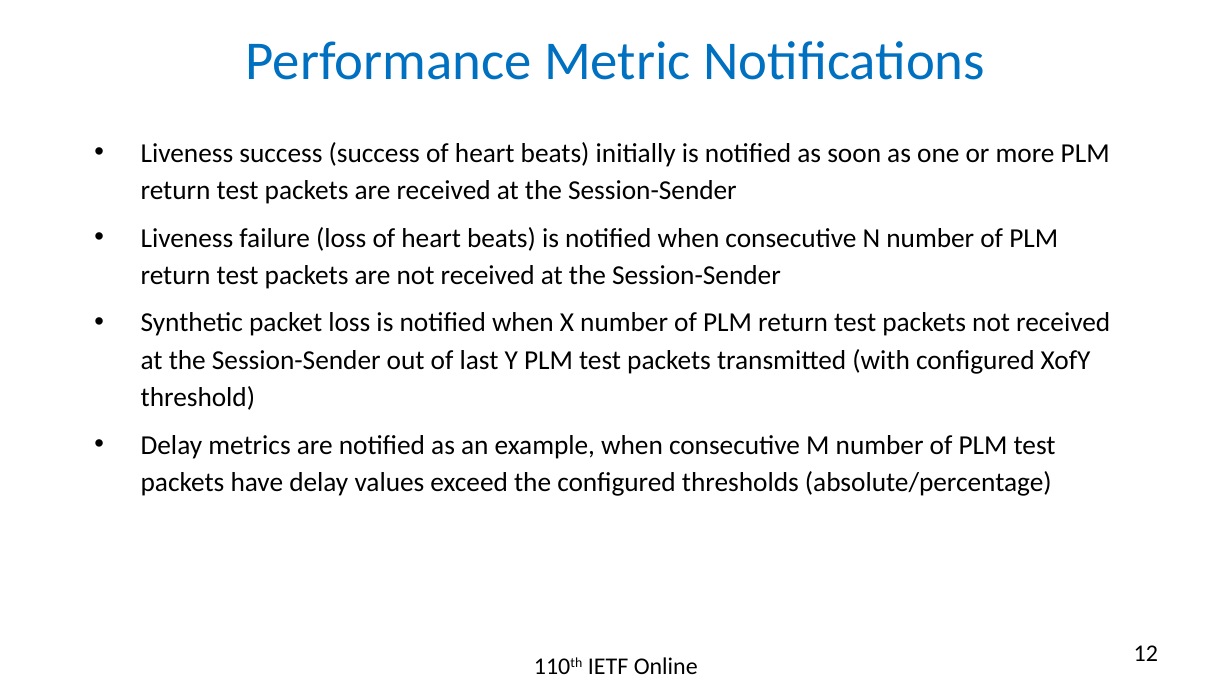
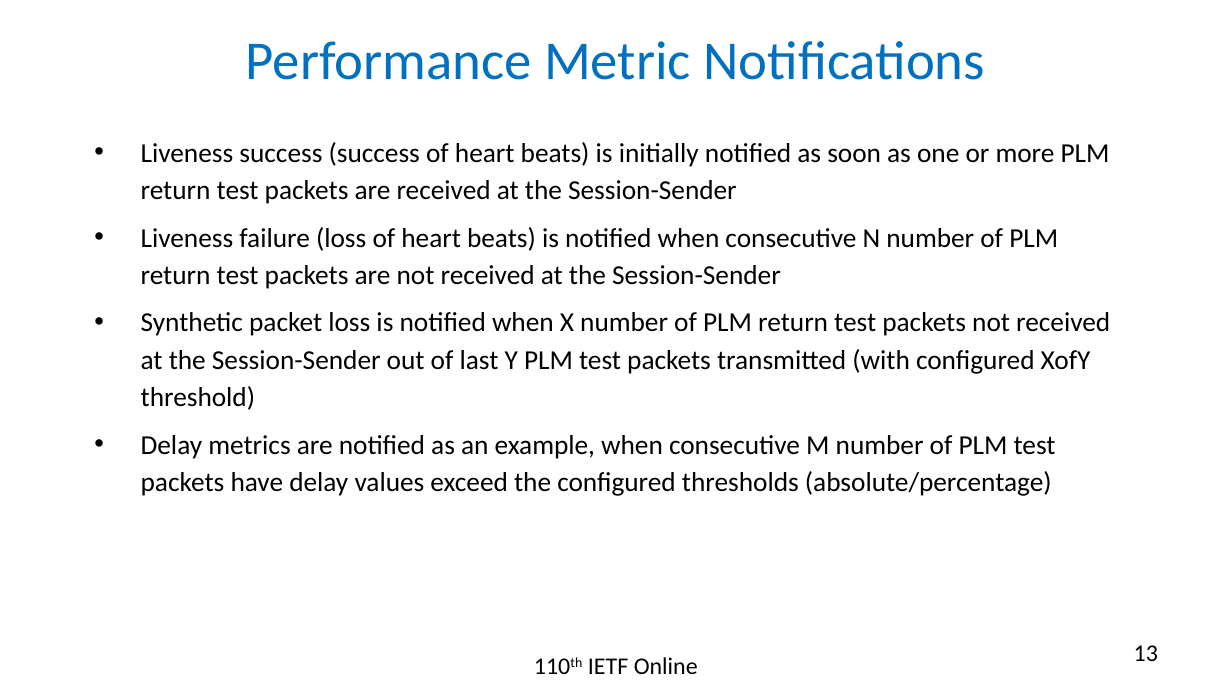
Before and after one commit to rakgandhi/ietf-slides, a slide deck: slide 13 of draft-gandhi-spring-sr-enhanced-plm-04.pptx (slide 12 before the commit). Drawn at 1232x693 pixels with LibreOffice and Linux fonts; fonts in the diff are those of the drawing. Boxes give left, top, right and bottom in pixels: in the first picture for what was removed or moved away, otherwise in the second. Text is boxed around its words. In the diff, an @@ line names an element or a change of style, - is before the commit and + after.

```diff
--- a/draft-gandhi-spring-sr-enhanced-plm-04.pptx
+++ b/draft-gandhi-spring-sr-enhanced-plm-04.pptx
@@ text at (x1=141, y1=142, x2=1110, y2=204): text changed @@
-• Liveness success (success of heart beats) initially is notified as soon as one or more PLM return test packets are received at the Session-Sender
+• Liveness success (success of heart beats) is initially notified as soon as one or more PLM return test packets are received at the Session-Sender
@@ page number at (x1=1134, y1=645, x2=1158, y2=661): text changed @@
-12
+13
```
Also in this commit, not shown: 2 other slides changed, 2 slides removed, 1 other file.
